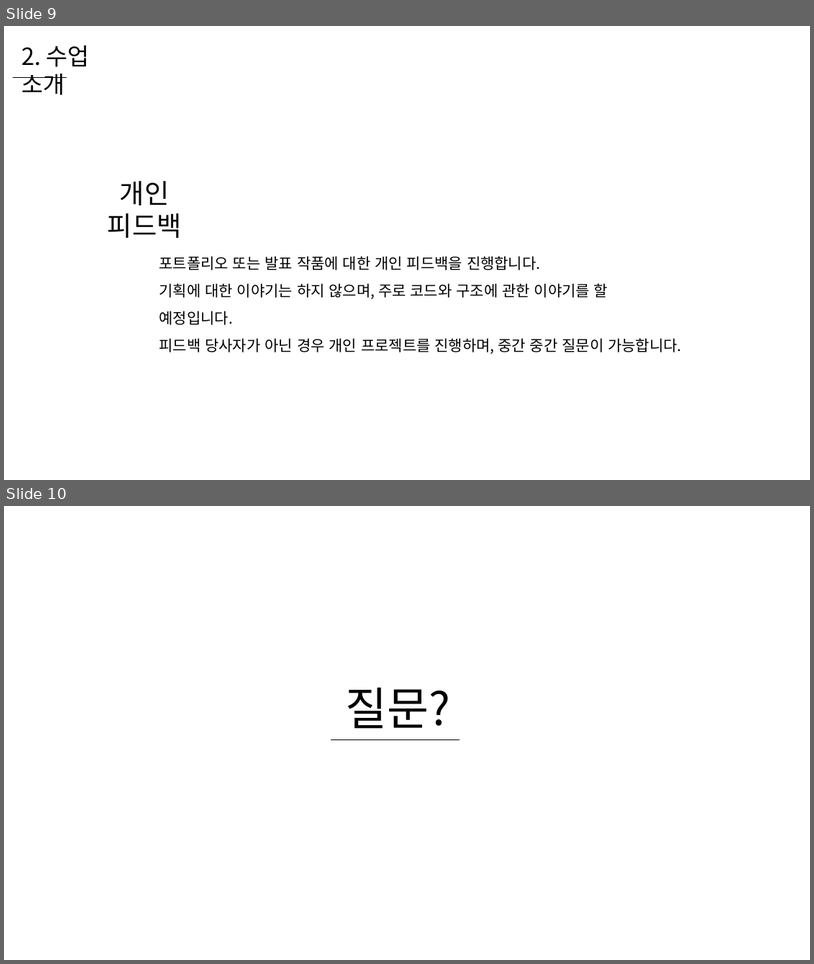
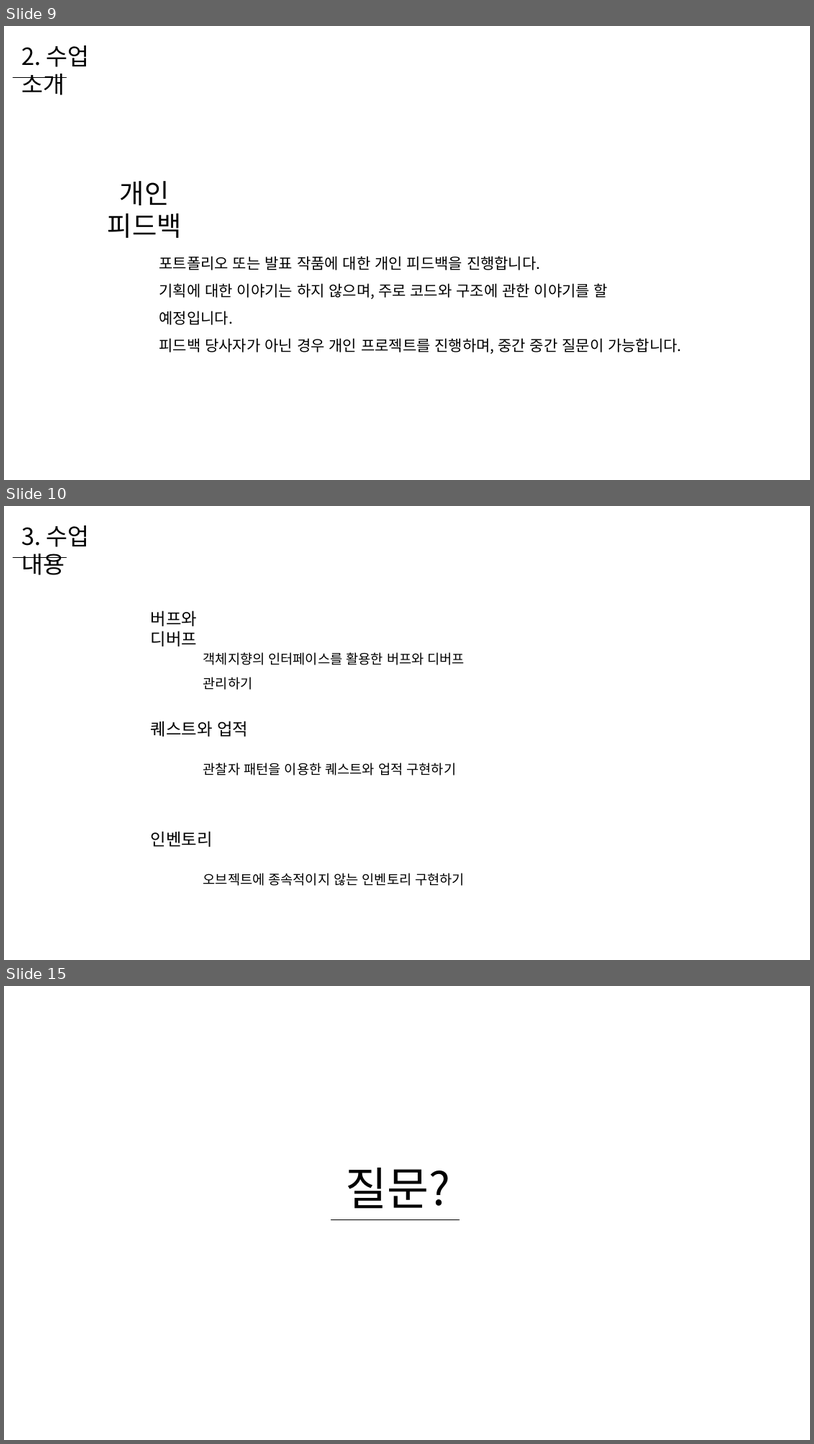
Before and after one commit to WooLyung/2021-Unity-Lecture, a slide deck: 0 - 수업 소개.pptx. Shown one above the other, each under a label of ours: slides 9 and 10 before the commit, slides 9, 10 and 15 after it; the slides between them are not shown. The pictures are 814x964 and 814x1444 pixels, drawn with LibreOffice and Linux fonts; fonts in the diff are those of the drawing. Boxes give left, top, right and bottom in pixels: in the first picture for what was removed or moved away, otherwise in the second. Text is boxed around its words. In the diff, an @@ line names an element or a change of style, - is before the commit and + after.

```diff
--- a/0 - 수업 소개.pptx
+++ b/0 - 수업 소개.pptx
@@ slide 10 added at box(4, 506, 810, 960), background #FFFFFF @@
@@ text added at box(21, 525, 90, 575), 28 pt, text #000000 @@
+3. 수업 내용
@@ line added from (13, 557) to (67, 557), #000000 0.5 pt @@
@@ text added at box(151, 610, 197, 646), 20 pt, text #000000 @@
+버프와 디버프
@@ text added at box(203, 652, 465, 690), 16 pt, text #000000 @@
+객체지향의 인터페이스를 활용한 버프와 디버프 관리하기
@@ text added at box(151, 721, 248, 736), 20 pt, text #000000 @@
+퀘스트와 업적
@@ text added at box(203, 762, 457, 775), 16 pt, text #000000 @@
+관찰자 패턴을 이용한 퀘스트와 업적 구현하기
@@ text added at box(151, 831, 213, 847), 20 pt, text #000000 @@
+인벤토리
@@ text added at box(203, 872, 466, 885), 16 pt, text #000000 @@
+오브젝트에 종속적이지 않는 인벤토리 구현하기
@@ what was slide 10 is now slide 15 @@
```
Also in this commit, not shown: 1 slide changed, 4 other slides added, 47 other files.
